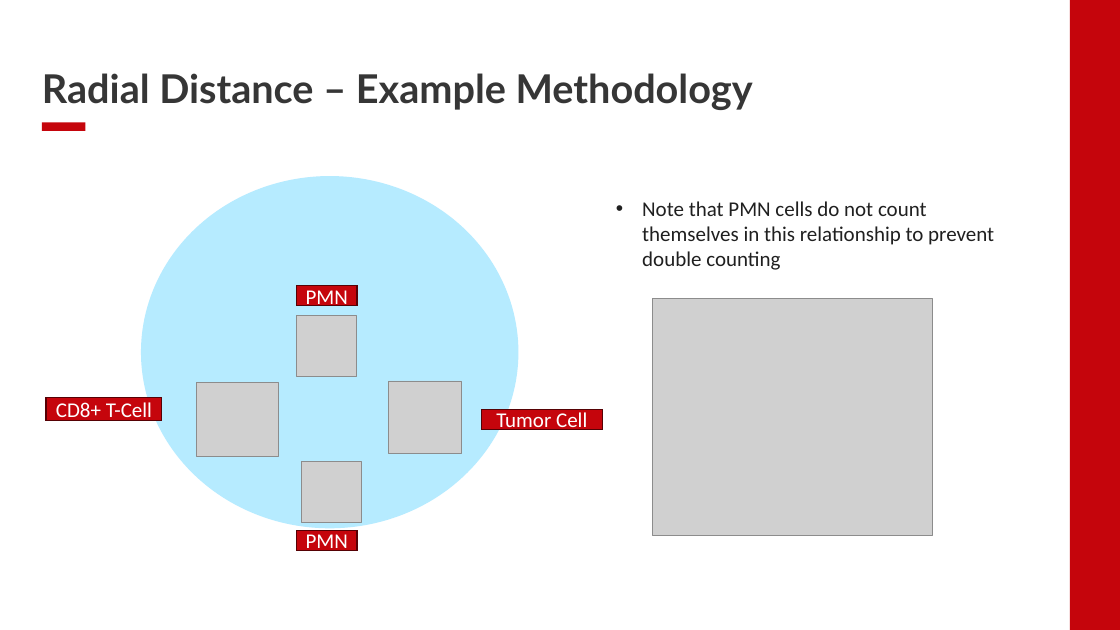
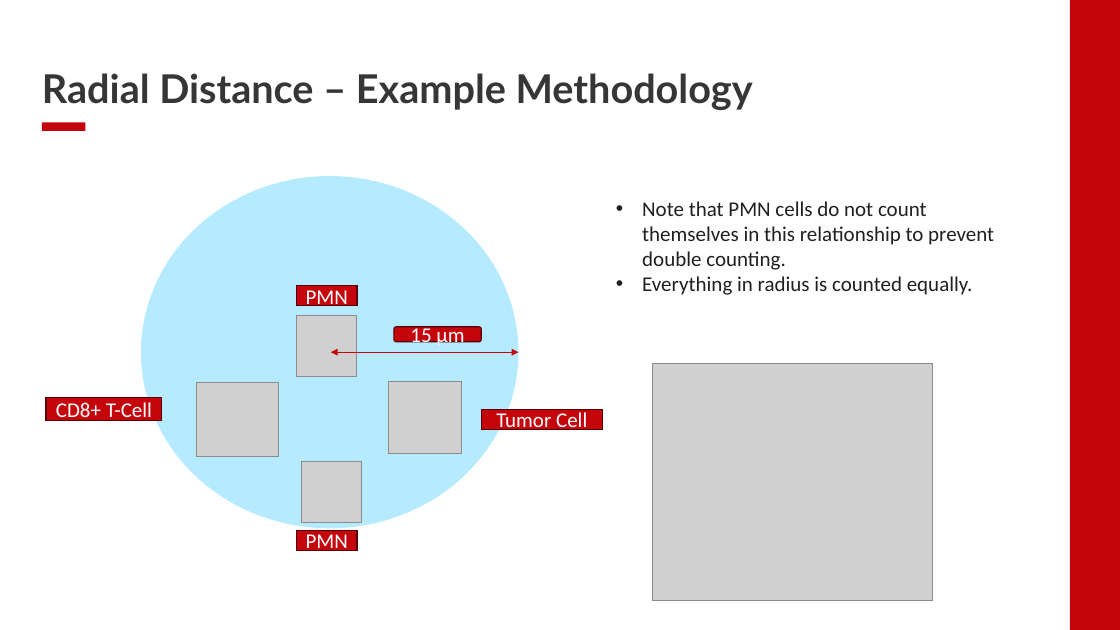
Before and after one commit to EDJohns/2025-Dinh-Lab-Research-Project, a slide deck: slide 2 of Shapiro 2025 Project/Weekly Updates/Week 6 Updates.pptx. Drawn at 1120x630 pixels with LibreOffice and Linux fonts; fonts in the diff are those of the drawing; grey boxes stand for pictures; background and template pictures are left out. Boxes give left, top, right and bottom in pixels: in the first picture for what was removed or moved away, otherwise in the second. Text is boxed around its words. In the diff, an @@ line names an element or a change of style, - is before the commit and + after.

```diff
--- a/Shapiro 2025 Project/Weekly Updates/Week 6 Updates.pptx
+++ b/Shapiro 2025 Project/Weekly Updates/Week 6 Updates.pptx
@@ text at box(642, 201, 994, 295): text changed @@
-• Note that PMN cells do not count themselves in this relationship to prevent double counting
+• Note that PMN cells do not count themselves in this relationship to prevent double counting.
+• Everything in radius is counted equally.
@@ rounded rectangle added at box(394, 327, 481, 342), fill #C5050C, outline #560205 1 pt, 18 pt, text #FFFFFF @@
+15 µm
@@ double arrow added from (331, 352) to (518, 352), #C5050C 0.5 pt @@
@@ picture: place and size @@
-picture at box(653, 299, 933, 536)
+picture at box(653, 364, 933, 601)
```
Also in this commit, not shown: 3 other slides changed, 7 slides added, 9 slides removed, 10 other files.
